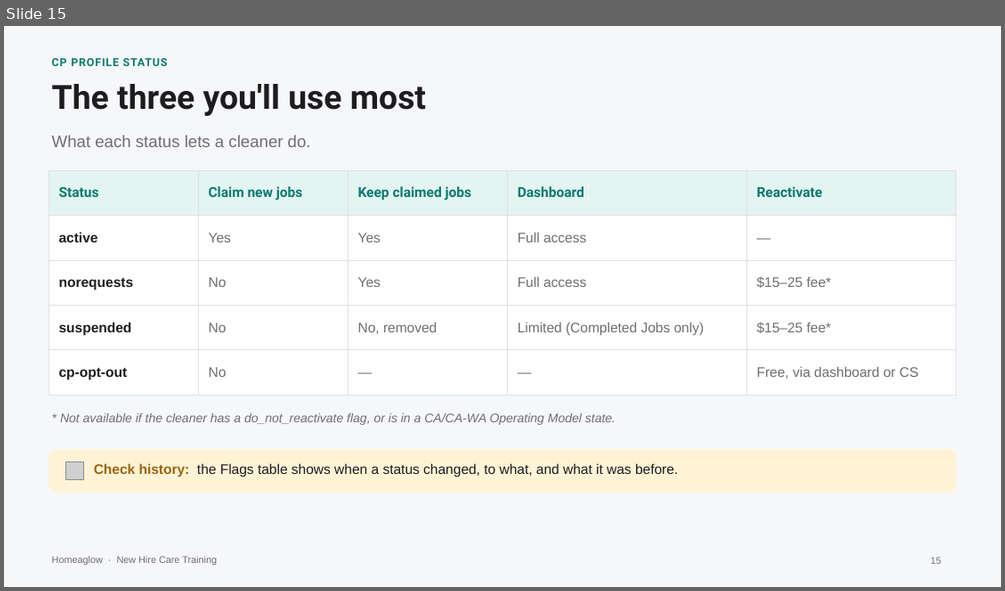
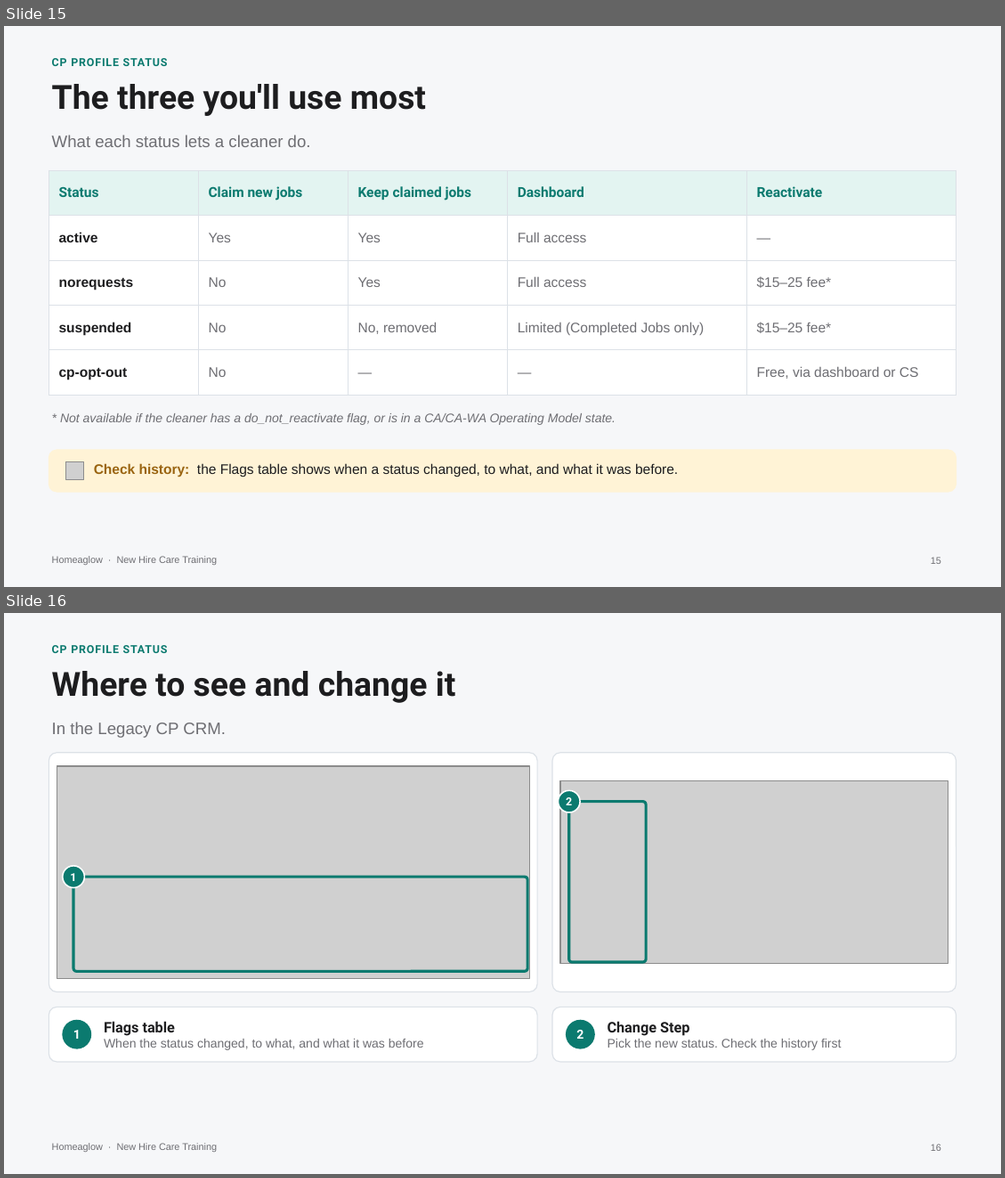
Before and after one commit to anjulimichelle/training, a slide deck: cleaner-foundations/cleaner-foundations-cp-crm.pptx. Shown one above the other, each under a label of ours: slide 15 before the commit, slides 15 and 16 after it. The pictures are 1005x591 and 1005x1178 pixels, drawn with LibreOffice and Linux fonts; fonts in the diff are those of the drawing; grey boxes stand for pictures. Boxes give left, top, right and bottom in pixels: in the first picture for what was removed or moved away, otherwise in the second. Text is boxed around its words. In the diff, an @@ line names an element or a change of style, - is before the commit and + after.

```diff
--- a/cleaner-foundations/cleaner-foundations-cp-crm.pptx
+++ b/cleaner-foundations/cleaner-foundations-cp-crm.pptx
@@ slide 16 added at (x1=4, y1=613, x2=1001, y2=1174), background #F6F7F9; not listed: 1 template element that a slide beside it also shows @@
@@ text added at (x1=52, y1=645, x2=168, y2=653), 8 pt, text #0B7A6F, bold @@
+CP PROFILE STATUS
@@ text added at (x1=52, y1=671, x2=455, y2=703), 24 pt, text #1D1D1F, bold @@
+Where to see and change it
@@ text added at (x1=52, y1=722, x2=226, y2=738), 12 pt, text #6E6E73 @@
+In the Legacy CP CRM.
@@ rounded rectangle added at (x1=48, y1=753, x2=537, y2=992), fill #FFFFFF, outline #DCE1E7 0.75 pt @@
@@ picture added at (x1=57, y1=766, x2=529, y2=979) @@
@@ rounded rectangle added at (x1=552, y1=753, x2=956, y2=992), fill #FFFFFF, outline #DCE1E7 0.75 pt @@
@@ ellipse added at (x1=558, y1=790, x2=580, y2=812), fill #0B7A6F, outline #FFFFFF 1 pt @@
@@ picture added at (x1=560, y1=780, x2=948, y2=963) @@
@@ text added at (x1=566, y1=797, x2=572, y2=805), 8 pt, text #FFFFFF, bold @@
+2
@@ rounded rectangle added at (x1=569, y1=802, x2=646, y2=962), outline #0B7A6F 2 pt @@
@@ ellipse added at (x1=63, y1=865, x2=85, y2=887), fill #0B7A6F, outline #FFFFFF 1 pt @@
@@ text added at (x1=70, y1=873, x2=76, y2=881), 8 pt, text #FFFFFF, bold @@
+1
@@ rounded rectangle added at (x1=73, y1=876, x2=528, y2=971), outline #0B7A6F 2 pt @@
@@ rounded rectangle added at (x1=48, y1=1006, x2=537, y2=1062), fill #FFFFFF, outline #DCE1E7 0.75 pt @@
@@ rounded rectangle added at (x1=552, y1=1006, x2=956, y2=1062), fill #FFFFFF, outline #DCE1E7 0.75 pt @@
@@ ellipse added at (x1=63, y1=1020, x2=90, y2=1047), fill #0B7A6F, outline #0B7A6F 1 pt @@
@@ text added at (x1=73, y1=1030, x2=81, y2=1038), 9 pt, text #FFFFFF, bold @@
+1
@@ text added at (x1=104, y1=1021, x2=424, y2=1050), 9 pt, text #6E6E73 @@
+Flags table
+When the status changed, to what, and what it was before
@@ ellipse added at (x1=566, y1=1020, x2=594, y2=1047), fill #0B7A6F, outline #0B7A6F 1 pt @@
@@ text added at (x1=576, y1=1030, x2=583, y2=1038), 9 pt, text #FFFFFF, bold @@
+2
@@ text added at (x1=607, y1=1021, x2=841, y2=1050), 9 pt, text #6E6E73 @@
+Change Step
+Pick the new status. Check the history first
@@ page number added at (x1=930, y1=1143, x2=941, y2=1151), 7 pt, text #6E6E73 @@
+16
```
Also in this commit, not shown: 4 other slides added, 7 other files.
